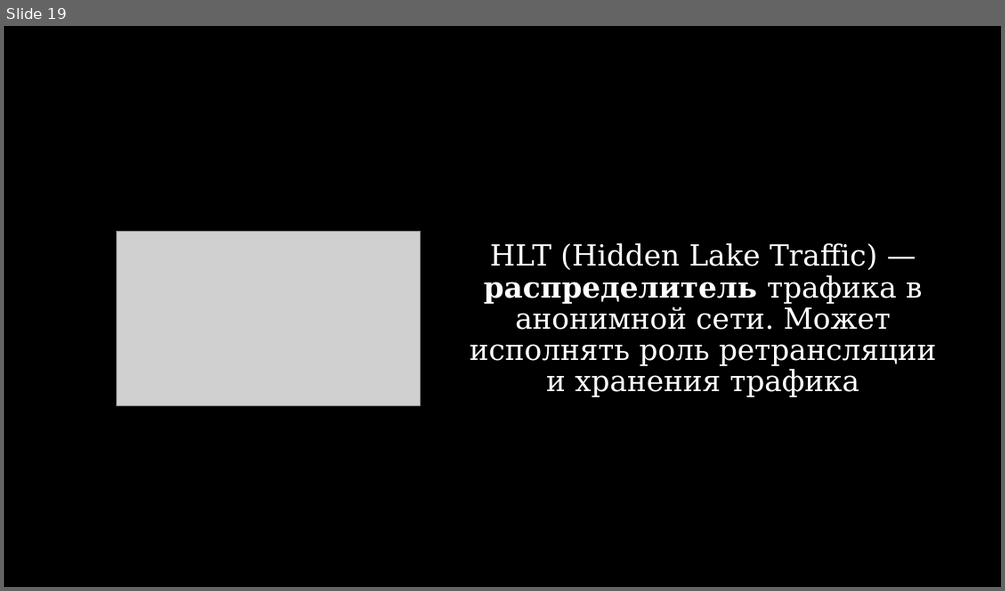
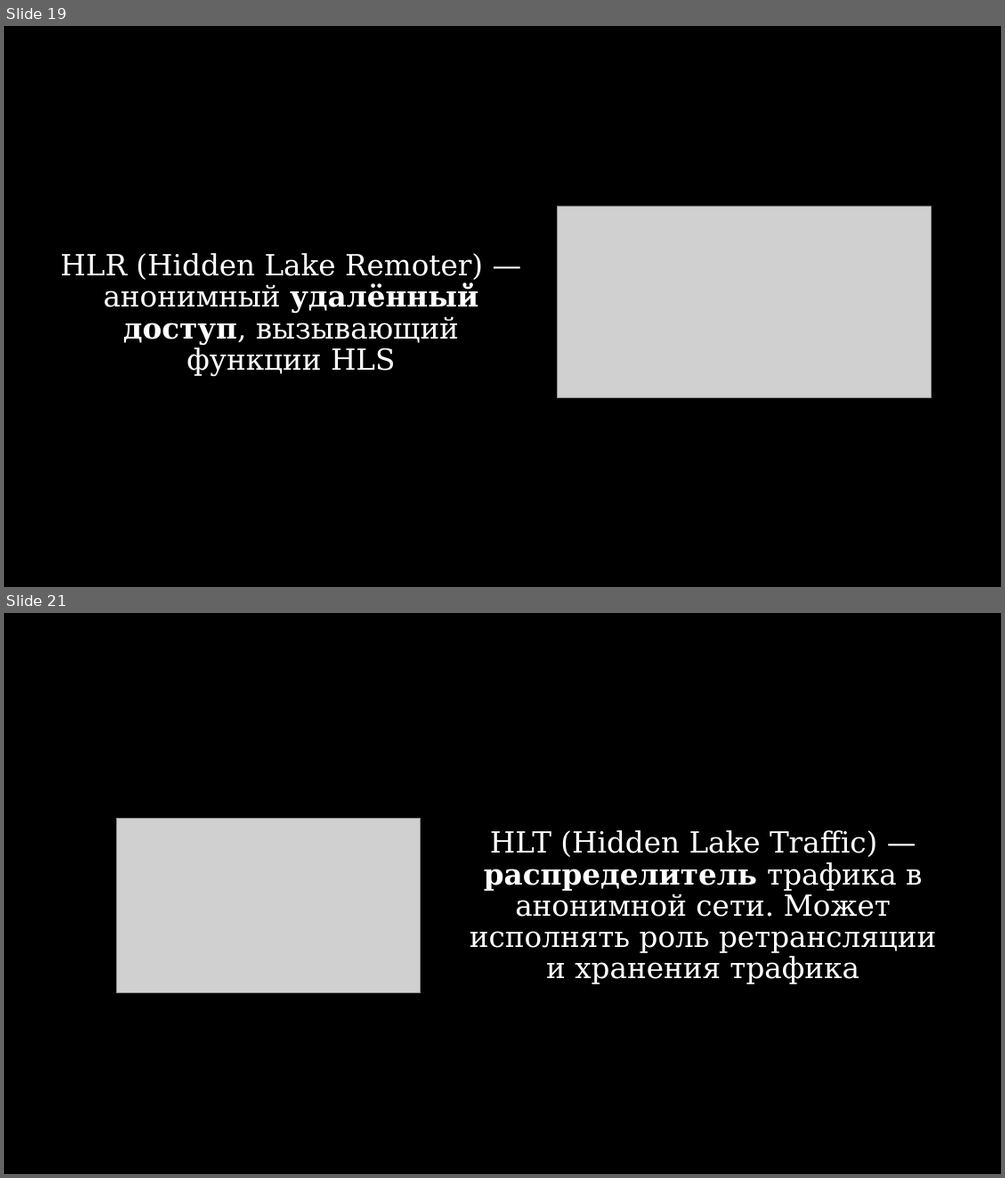
Before and after one commit to number571/go-peer, a slide deck: docs/hidden_lake_anonymous_network_view.pptx. Shown one above the other, each under a label of ours: slide 19 before the commit, slides 19 and 21 after it; the slides between them are not shown. The pictures are 1005x591 and 1005x1178 pixels, drawn with LibreOffice and Linux fonts; fonts in the diff are those of the drawing; grey boxes stand for pictures. Boxes give left, top, right and bottom in pixels: in the first picture for what was removed or moved away, otherwise in the second. Text is boxed around its words. In the diff, an @@ line names an element or a change of style, - is before the commit and + after.

```diff
--- a/docs/hidden_lake_anonymous_network_view.pptx
+++ b/docs/hidden_lake_anonymous_network_view.pptx
@@ slide 19 added at (x1=4, y1=26, x2=1001, y2=587), background #000000 @@
@@ picture added at (x1=557, y1=206, x2=931, y2=397) @@
@@ text added at (x1=60, y1=253, x2=483, y2=376), 28 pt, text #FFFFFF @@
+HLR (Hidden Lake Remoter) — анонимный удалённый доступ, вызывающий функции HLS
@@ what was slide 19 is now slide 21 @@
```
Also in this commit, not shown: 1 slide changed, 1 other slide added, 4 other files.
